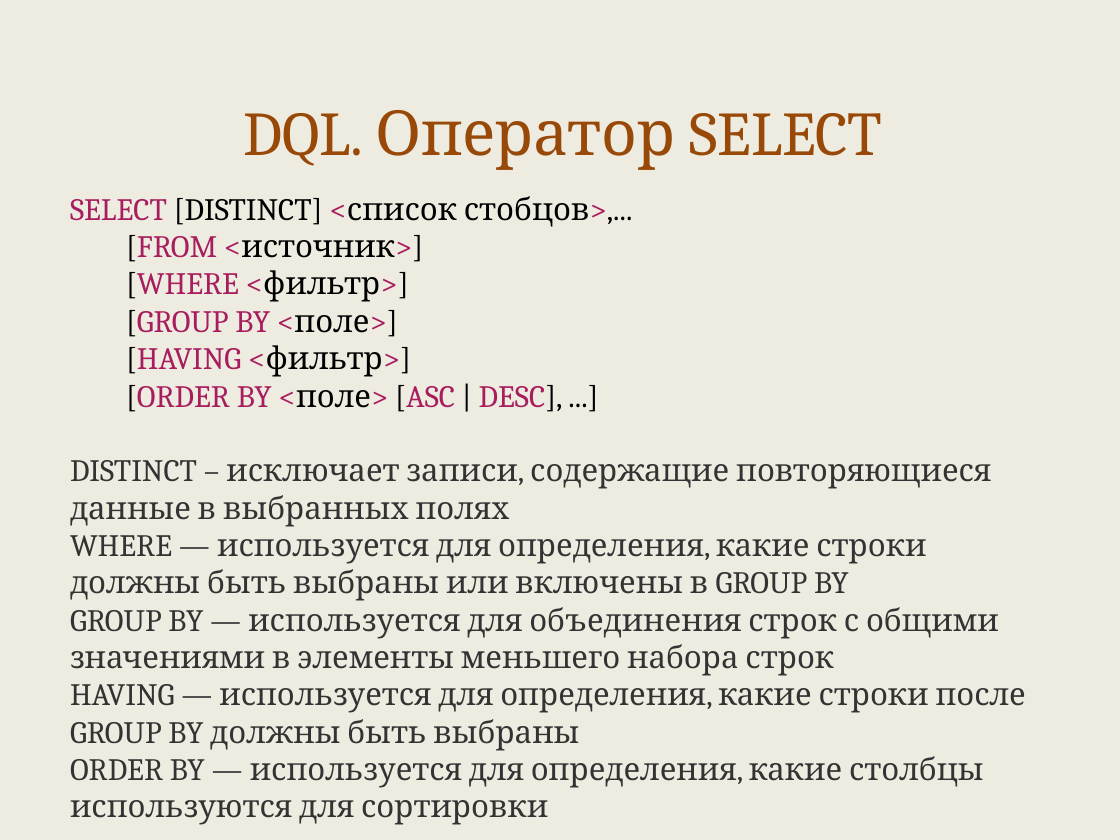
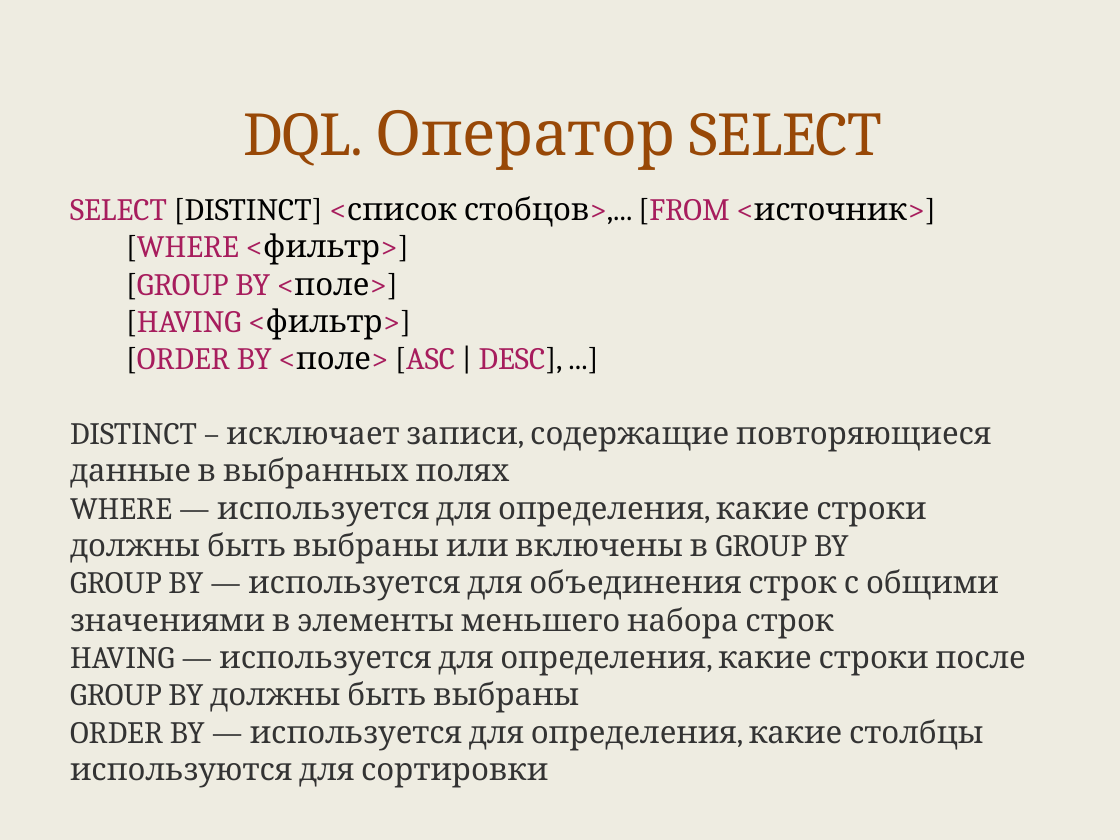
Before and after one commit to maxchv/LearnPython, a slide deck: slide 31 of week12/sql.pptx. Drawn at 1120x840 pixels with LibreOffice and Linux fonts; fonts in the diff are those of the drawing. Boxes give left, top, right and bottom in pixels: in the first picture for what was removed or moved away, otherwise in the second. Text is boxed around its words. In the diff, an @@ line names an element or a change of style, - is before the commit and + after.

```diff
--- a/week12/sql.pptx
+++ b/week12/sql.pptx
@@ text at [70,196,936,227]: text changed @@
-SELECT [DISTINCT] <список стобцов>,...
-[FROM <источник>]
+SELECT [DISTINCT] <список стобцов>,... [FROM <источник>]
```
Also in this commit, not shown: 11 other slides changed, 1 slide added, 3 other files.
